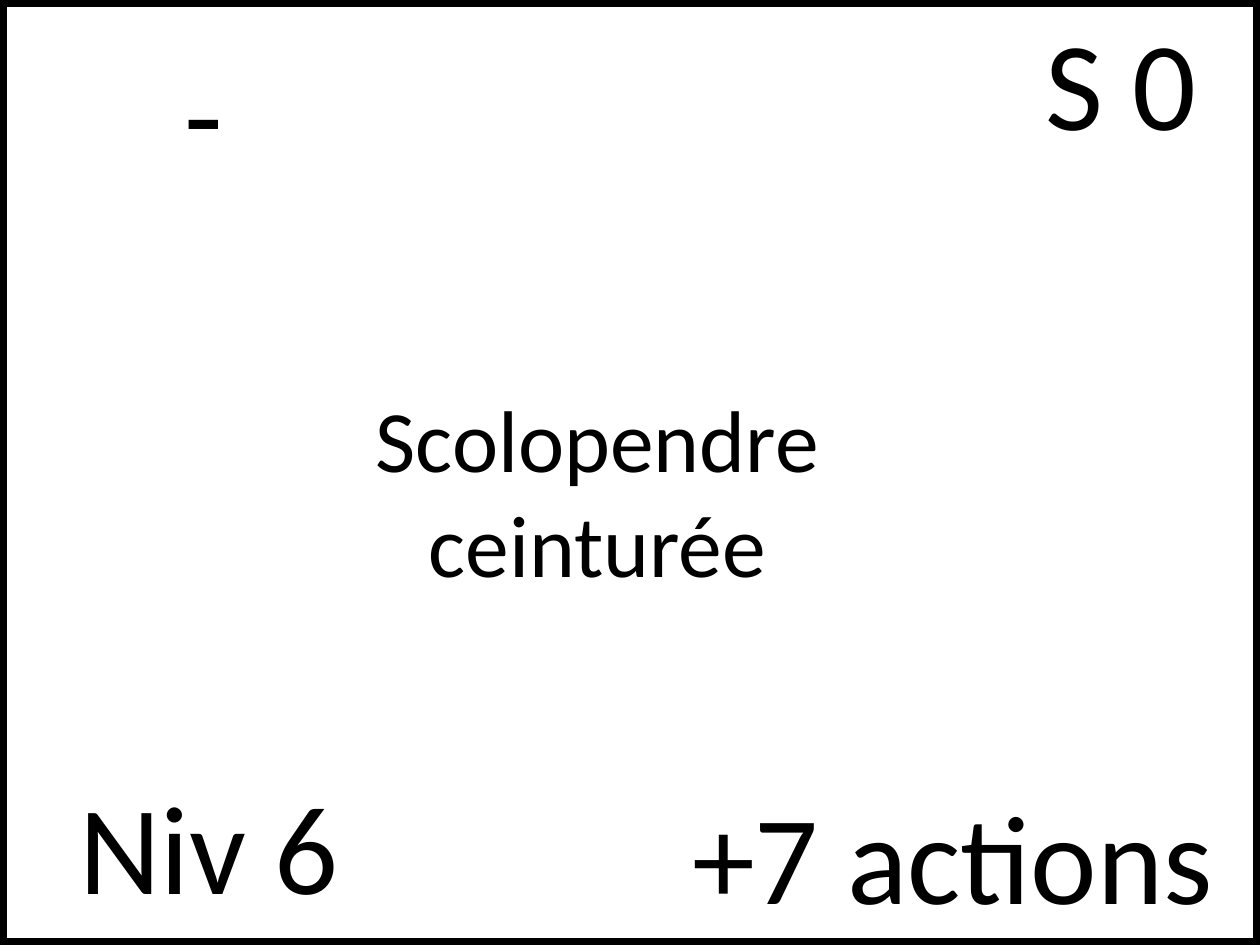
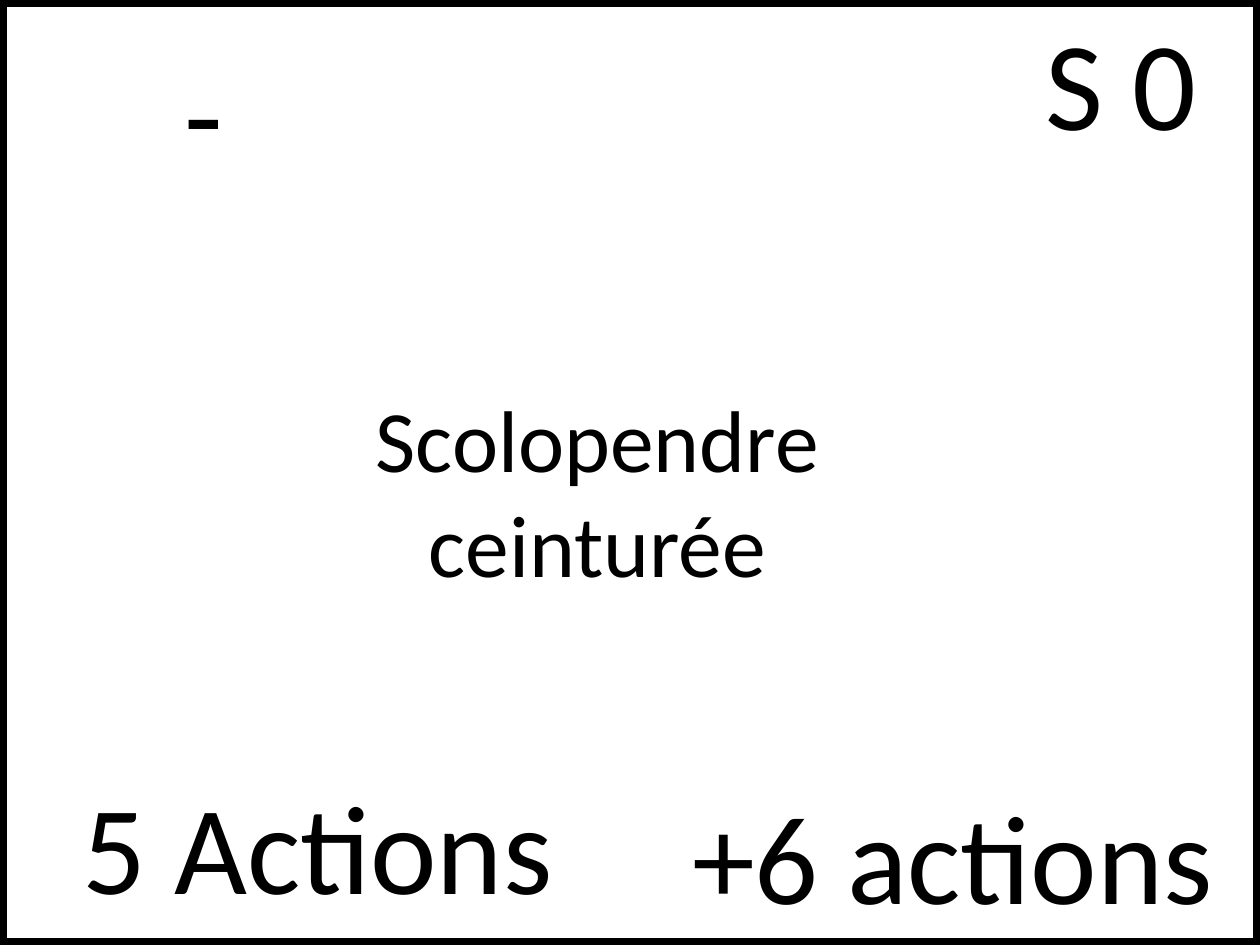
Before and after one commit to NaturalSolutions/SecretOFGaiaOfTheDead, a slide deck: slide 19 of Docs/CartesRetard.pptx (slide 9 before the commit). Drawn at 1260x945 pixels with LibreOffice and Linux fonts; fonts in the diff are those of the drawing. Boxes give left, top, right and bottom in pixels: in the first picture for what was removed or moved away, otherwise in the second. Text is boxed around its words. In the diff, an @@ line names an element or a change of style, - is before the commit and + after.

```diff
--- a/Docs/CartesRetard.pptx
+++ b/Docs/CartesRetard.pptx
@@ text at bbox=[82, 807, 552, 895]: text changed @@
-Niv 6
+5 Actions
@@ text at bbox=[692, 817, 1213, 905]: text changed @@
-+7 actions
++6 actions
```
Also in this commit, not shown: 16 other slides changed, 28 slides added, 1 slide removed, 3 other files.
